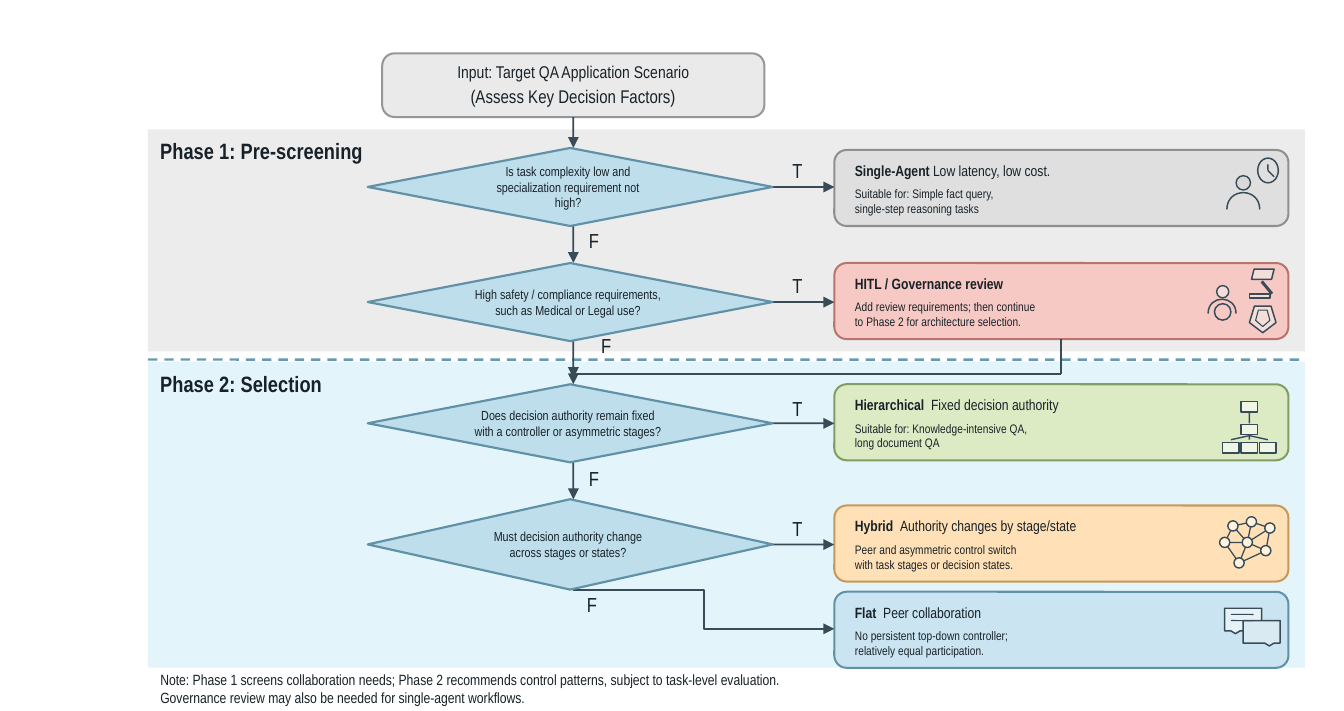
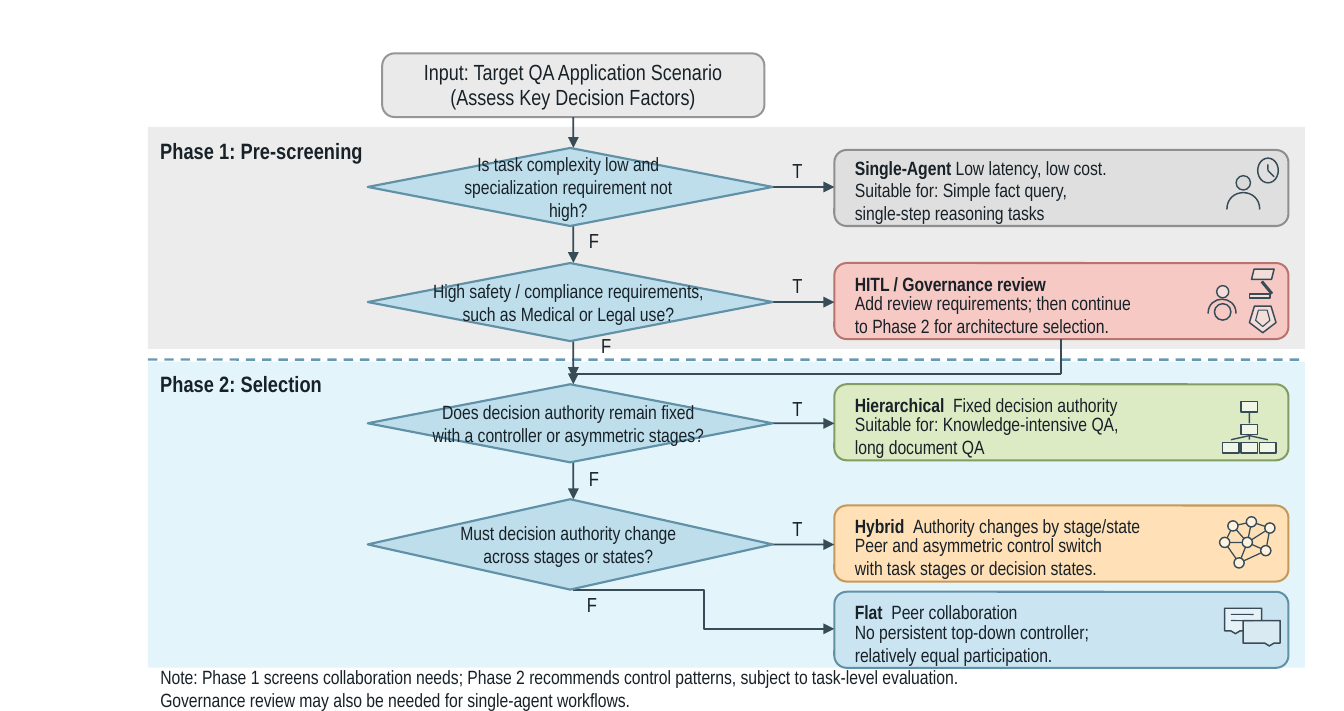
Before and after one commit to gouyu2003/multi-agent-latex-ESWA-, a slide deck: slide 1 of output/figure4_editable/20261013-161131-Figure4_architecture_selection/final/Figure4_architecture_selection_authority_v2.pptx. Drawn at 1344x711 pixels with LibreOffice and Linux fonts; fonts in the diff are those of the drawing. Boxes give left, top, right and bottom in pixels: in the first picture for what was removed or moved away, otherwise in the second. Text is boxed around its words. In the diff, an @@ line names an element or a change of style, - is before the commit and + after.

```diff
--- a/output/figure4_editable/20261013-161131-Figure4_architecture_selection/final/Figure4_architecture_selection_authority_v2.pptx
+++ b/output/figure4_editable/20261013-161131-Figure4_architecture_selection/final/Figure4_architecture_selection_authority_v2.pptx
@@ text "Input: Target QA Application Scenario" at bbox=[424, 64, 722, 85]: size 6.2 to 8 pt @@
@@ text "(Assess Key Decision Factors)" at bbox=[450, 89, 695, 110]: size 6.7 to 8 pt @@
@@ rectangle: place and size @@
-rectangle at bbox=[148, 130, 1305, 351]
+rectangle at bbox=[148, 126, 1305, 347]
@@ size 5.4 to 7 pt in 6 elements at bbox=[855, 277, 1046, 291], bbox=[855, 398, 1117, 416], bbox=[855, 519, 1141, 537], bbox=[855, 605, 1018, 619], bbox=[160, 670, 958, 711], bbox=[855, 161, 1107, 179] @@
@@ size 4.8 to 7 pt in 4 elements at bbox=[464, 156, 672, 222], bbox=[433, 283, 704, 326], bbox=[433, 404, 704, 447], bbox=[460, 526, 676, 567] @@
@@ size 4.5 to 7 pt in 5 elements at bbox=[855, 183, 1067, 224], bbox=[855, 296, 1130, 333], bbox=[855, 417, 1119, 458], bbox=[855, 538, 1102, 579], bbox=[855, 625, 1089, 666] @@
```
Also in this commit, not shown: 5 other files.
